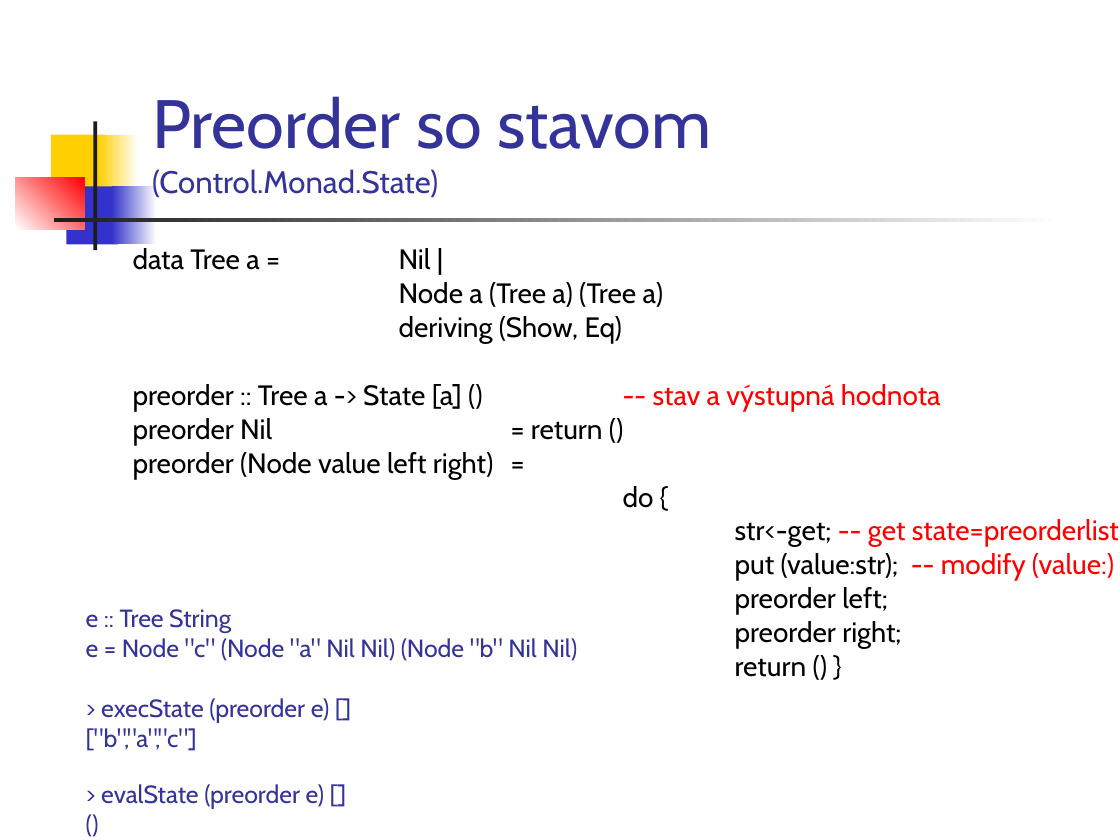
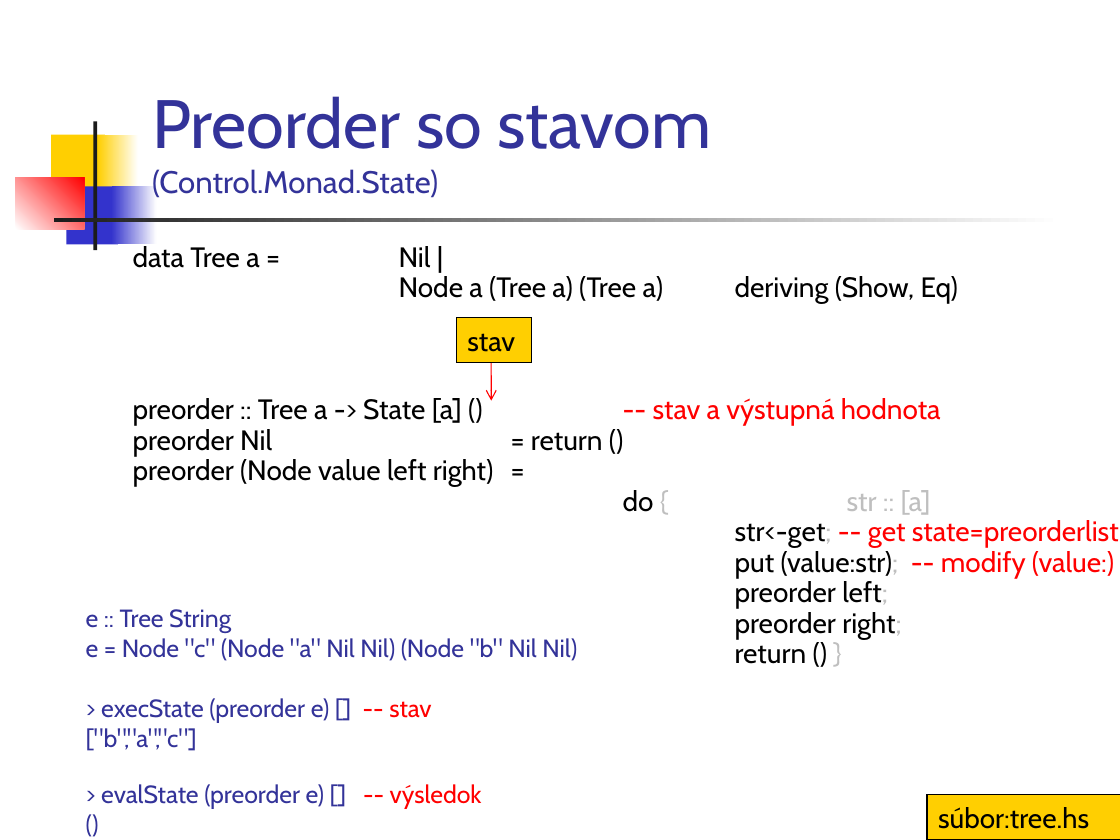
Before and after one commit to Funkcionalne/Prednasky, a slide deck: slide 35 of 12/12_fpro.ppt (slide 32 before the commit). Drawn at 1120x840 pixels with LibreOffice and Linux fonts; fonts in the diff are those of the drawing. Boxes give left, top, right and bottom in pixels: in the first picture for what was removed or moved away, otherwise in the second. Text is boxed around its words. In the diff, an @@ line names an element or a change of style, - is before the commit and + after.

```diff
--- a/12/12_fpro.ppt
+++ b/12/12_fpro.ppt
@@ text at (x1=133, y1=243, x2=1119, y2=664): text colour #000000 to #BFBFBF in "str<-get;", "(value:str);", "left;", "right;" and 1 more places; line spacing 0.8 to 0.7 @@
@@ text at (x1=399, y1=276, x2=958, y2=304): text changed @@
-Node a (Tree a) (Tree a)
-deriving (Show, Eq)
+Node a (Tree a) (Tree a) deriving (Show, Eq)
@@ rectangle added at (x1=456, y1=317, x2=531, y2=362), fill #FFCF01, outline #000000 0.74 pt, 18 pt, text #000000 @@
+stav
@@ arrow added from (492, 354) to (492, 401), #FF0000 0.74 pt @@
@@ text at (x1=623, y1=490, x2=931, y2=515): text changed; text colour #000000 to #BFBFBF @@
-do {
+do { str :: [a]
@@ text at (x1=101, y1=698, x2=431, y2=722): text changed @@
-> execState (preorder e) []
+> execState (preorder e) [] -- stav
@@ text at (x1=101, y1=784, x2=482, y2=808): text changed @@
-> evalState (preorder e) []
+> evalState (preorder e) [] -- výsledok
@@ rectangle added at (x1=927, y1=795, x2=1120, y2=840), fill #FFCF01, outline #000000 0.74 pt, 18 pt, text #000000 @@
+súbor:tree.hs
```
Also in this commit, not shown: 15 other slides changed, 3 slides added, 1 slide removed, 5 other files.
